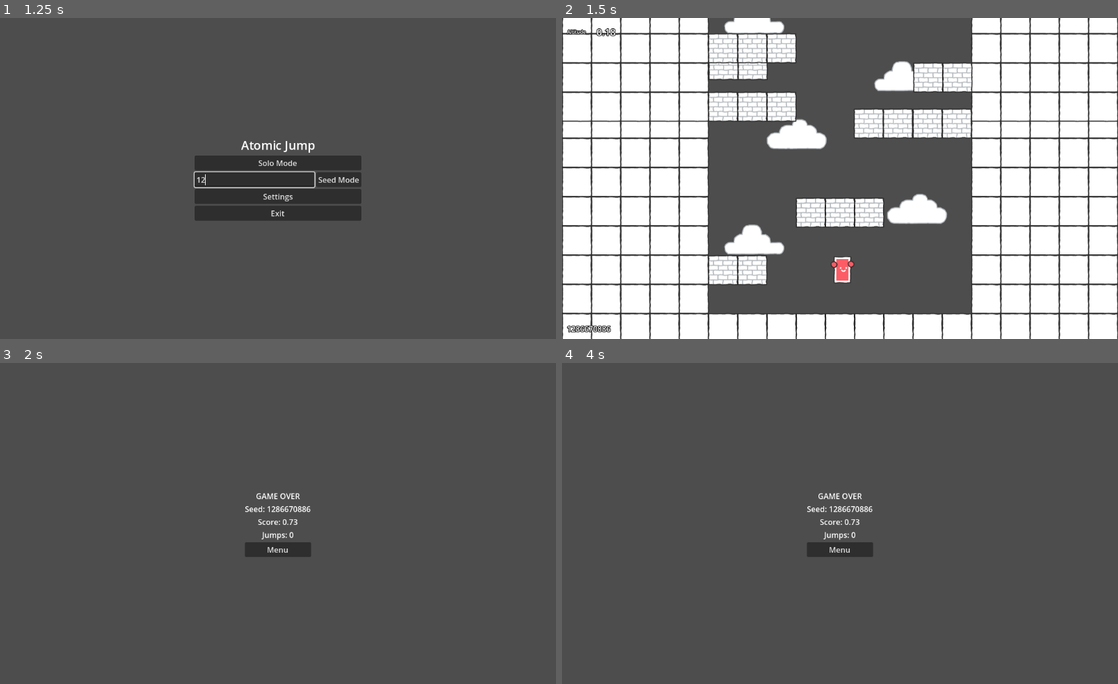
Above: before the commit, frames 1-4 (two rows, left to right).
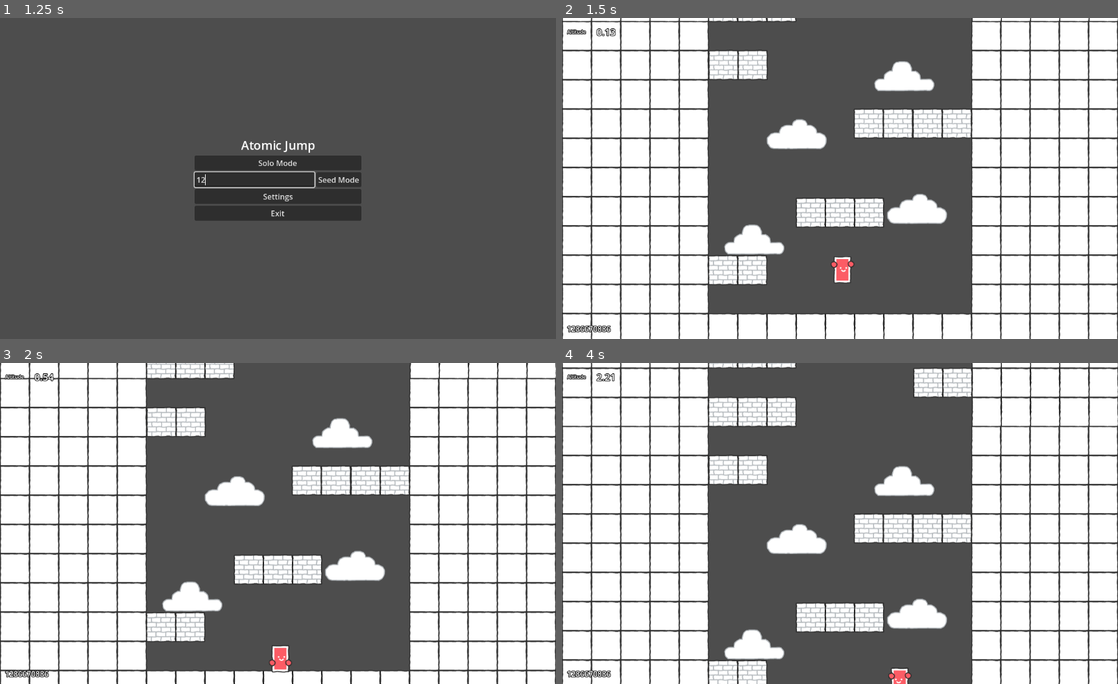
Above: after the commit, the same moments.

Repository: T1b4lt/AtomicJump
Game: Godot game, scene res://screens/main_menu/main_menu.tscn
Same seed, same stepped clock (60 frames per second), same inputs: the game is played once before the commit and once after it.
Inputs (mouse positions are in pixels of both pictures, inside the frame that each line leads up to):
- Up to frame 1 (1.25 s): click (255, 178) at 0.52 s; type "12" at 0.6 s
- Up to frame 2 (1.5 s): click "Solo Mode" at 1.25 s
- Up to frame 3 (2 s): no input
- Up to frame 4 (4 s): hold D (right) 2.03-3.53 s; tap Space (jump) at 2.27, 3.02 s; hold A (left) from 3.53 s (still down)

Frame 1 is identical in both runs. In frame 2, 7.4% of the frame differs, in the area x 0-100%, y 0-33%; in frame 3, 63%, in the area x 0-100%, y 0-100%; in frame 4, 62%.

Commit message:
feat: collision mask and minor improvements

Diff:
--- a/characters/protagonist/protagonist.tscn
+++ b/characters/protagonist/protagonist.tscn
@@ -159,6 +159,8 @@
 
 [node name="protagonist" type="CharacterBody2D"]
 scale = Vector2(0.9, 0.9)
+collision_layer = 2
+collision_mask = 45
 script = ExtResource("1_fhl8c")
 
 [node name="body" type="Sprite2D" parent="."]
--- a/platforms/blocks/block_2.tscn
+++ b/platforms/blocks/block_2.tscn
@@ -6,6 +6,7 @@
 size = Vector2(121, 60)
 
 [node name="block_2" type="StaticBody2D"]
+collision_mask = 11
 
 [node name="TileBrick" type="Sprite2D" parent="."]
 position = Vector2(-31, 0)
--- a/platforms/blocks/block_3.tscn
+++ b/platforms/blocks/block_3.tscn
@@ -6,6 +6,7 @@
 size = Vector2(181, 59)
 
 [node name="block_3" type="StaticBody2D"]
+collision_mask = 11
 
 [node name="TileBrick" type="Sprite2D" parent="."]
 position = Vector2(-61, 0)
--- a/platforms/blocks/block_4.tscn
+++ b/platforms/blocks/block_4.tscn
@@ -6,6 +6,7 @@
 size = Vector2(243, 59)
 
 [node name="block_4" type="StaticBody2D"]
+collision_mask = 11
 
 [node name="TileBrick" type="Sprite2D" parent="."]
 position = Vector2(-93, 0)
--- a/platforms/platform_1.tscn
+++ b/platforms/platform_1.tscn
@@ -15,7 +15,7 @@
 position = Vector2(0, 22)
 
 [node name="wall_normal" parent="." instance=ExtResource("1_ur3j5")]
-position = Vector2(854, 22)
+position = Vector2(855, 22)
 
 [node name="wall_left_hole_1" parent="." instance=ExtResource("2_4qoiw")]
 position = Vector2(0, 22)
--- a/platforms/platform_2.tscn
+++ b/platforms/platform_2.tscn
@@ -14,7 +14,7 @@
 position = Vector2(0, 22)
 
 [node name="wall_normal" parent="." instance=ExtResource("2_71tp2")]
-position = Vector2(857, 22)
+position = Vector2(855, 22)
 
 [node name="wall_normal2" parent="." instance=ExtResource("2_71tp2")]
 position = Vector2(0, 22)
@@ -35,7 +35,7 @@
 position = Vector2(367, 30)
 
 [node name="VisibleOnScreenNotifier2D" type="VisibleOnScreenNotifier2D" parent="."]
-position = Vector2(1152, 10)
+position = Vector2(1150, 10)
 
 [connection signal="screen_entered" from="VisibleOnScreenNotifier2D" to="." method="_on_visible_on_screen_notifier_2d_screen_entered"]
 [connection signal="screen_exited" from="VisibleOnScreenNotifier2D" to="." method="_on_visible_on_screen_notifier_2d_screen_exited"]
--- a/platforms/walls/floor_initial.tscn
+++ b/platforms/walls/floor_initial.tscn
@@ -6,6 +6,7 @@
 size = Vector2(547, 59)
 
 [node name="floor_initial" type="StaticBody2D"]
+collision_mask = 11
 
 [node name="Tile9" type="Sprite2D" parent="."]
 position = Vector2(702, 618)
--- a/platforms/walls/wall_left_hole_1.tscn
+++ b/platforms/walls/wall_left_hole_1.tscn
@@ -6,6 +6,7 @@
 size = Vector2(120, 58)
 
 [node name="wall_left_hole_1" type="StaticBody2D"]
+collision_mask = 11
 
 [node name="Tile41" type="Sprite2D" parent="."]
 position = Vector2(275, 7)
--- a/platforms/walls/wall_normal.tscn
+++ b/platforms/walls/wall_normal.tscn
@@ -6,6 +6,7 @@
 size = Vector2(303, 669)
 
 [node name="wall_normal" type="StaticBody2D"]
+collision_mask = 11
 
 [node name="Tile41" type="Sprite2D" parent="."]
 position = Vector2(275, 7)
--- a/project.godot
+++ b/project.godot
@@ -24,7 +24,6 @@
 
 window/size/viewport_width=1160
 window/size/viewport_height=670
-window/stretch/mode="viewport"
 
 [input]
 
@@ -49,6 +48,15 @@
 ]
 }
 
+[layer_names]
+
+2d_physics/layer_1="platforms"
+2d_physics/layer_2="protagonist"
+2d_physics/layer_3="enemies"
+2d_physics/layer_4="objects"
+2d_physics/layer_5="pbullets"
+2d_physics/layer_6="ebullets"
+
 [rendering]
 
 renderer/rendering_method="gl_compatibility"
--- a/screens/level/level.gd
+++ b/screens/level/level.gd
@@ -65,8 +65,8 @@
 	platform.name = "platform_" + str(added_platforms)
 	# Add 1 to platform counter
 	added_platforms += 1
-	# Set platform position
-	platform.position.y = -(get_viewport().size[1]) * added_platforms
+	# Set platform position (670 is viewport height in project settings)
+	platform.position.y = -670 * added_platforms
 	# Add new platform to scene
 	add_child(platform)
 	# Add signal observers
